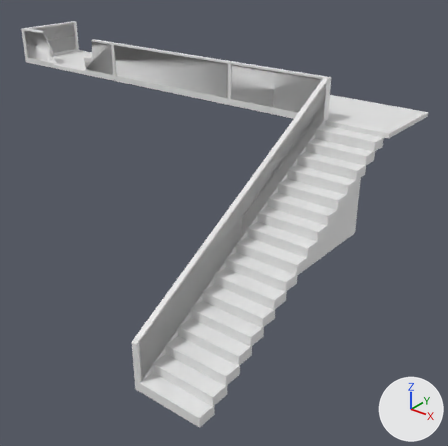
The FBX model TBA-MasterD/Assets/Prefabs/Jorge/Originals/Main Room/Balcony.fbx: old version first, new version second.
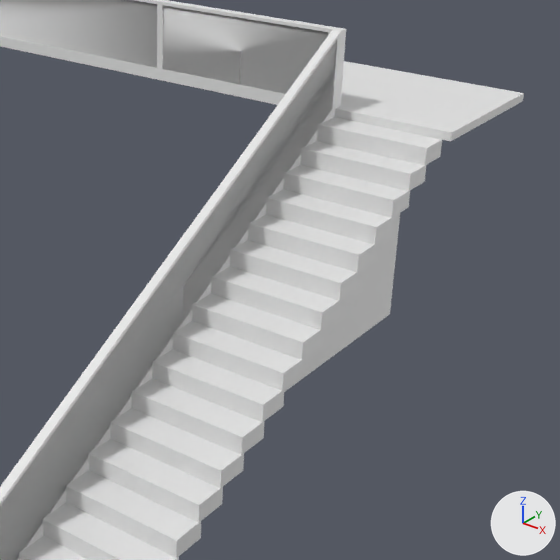
There are two pictures of each version: one whole from a camera (50 mm lens) standing at (12.96, -17.41, 3.81) and looking at (4.5, -6.83, -2.75), one close up on the part from 32% to 100% of the width and 14% to 82% of the height. The lights are fixed; the arrows at lower right show +X, +Y and +Z.

In view in the first close-up: 'Balcony', 'Stairs'.
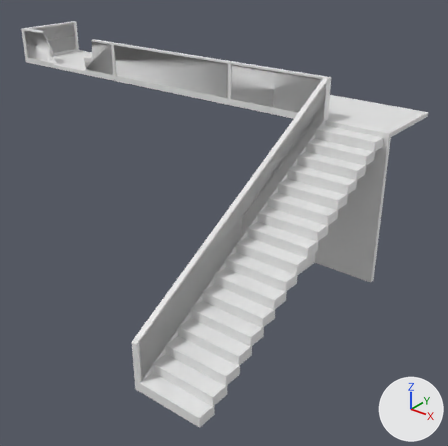
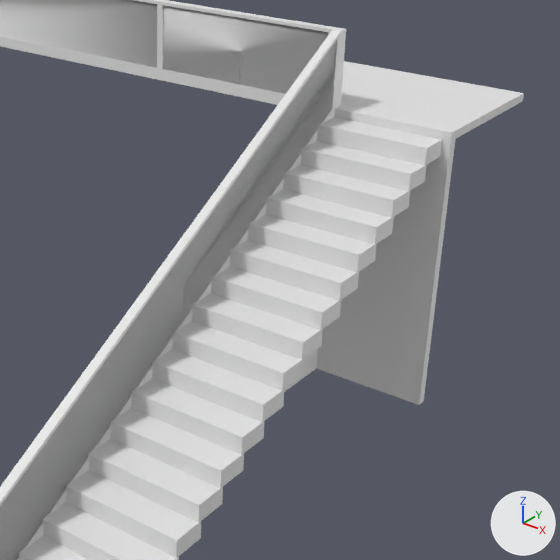
Where the change shows, as pixel boxes [x1, y1, x2, y2] in the close-ups (560 x 560 px):
part 1 of me_plane_016, built on
    after: [316, 139, 455, 405]

Edits to the bpy script that builds the scene:
```text
Change me_plane_016:
    where me_plane_016.from_pydata(...)  # 246 vertices, 254 faces; spans x -6.82..5.25, y -5.78..1.99, z -3.27..1.1
    used by ob_balcony; location = (2.81, -6.01, -0.2)
    verts and faces of me_plane_016; kept vertices keep their numbers, new ones are numbered from 246
    before: 3 (3.79, -0.01, 0.1) at pixel (334, 116), 18 (5.25, -0.01, 0.1) at pixel (450, 141), 24 (3.79, -0.01, -3.27) at pixel (316, 368), 29 (3.79, 0.11, 0.1), 37 (5.25, 0.11, 0.1) at pixel (455, 138)
    before: 40 (3.79, 0.11, -3.27) at pixel (321, 364)
    me_plane_016 part 1
    add delete_faces([(3, 29, 37, 18)])
    add verts[246] = (5.25, -0.01, -3.27)  # pixel (419, 405)
    add verts[247] = (5.25, 0.11, -3.27)  # pixel (423, 401)
    add faces += [(3, 24, 246, 18), (24, 40, 247, 246), (29, 37, 247, 40), (18, 246, 247, 37)]  # mat_white (white #e7e7e7)
```
